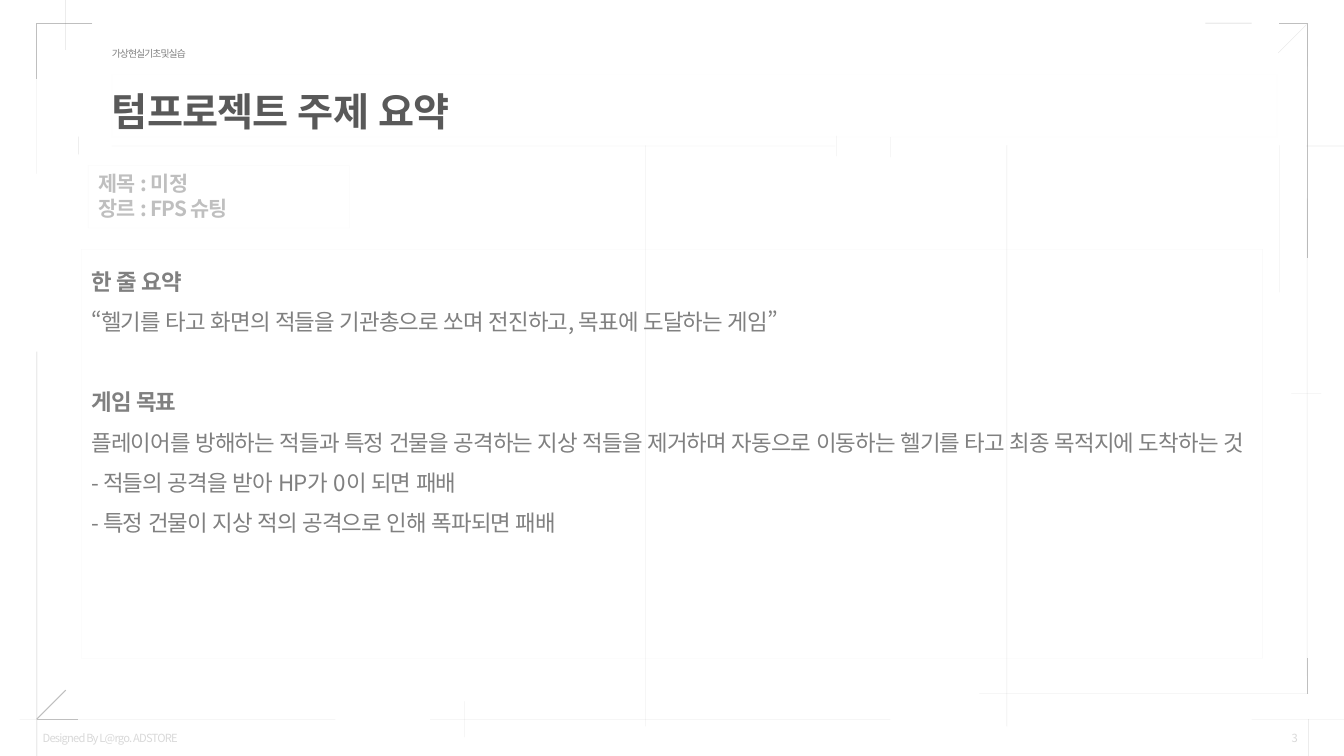
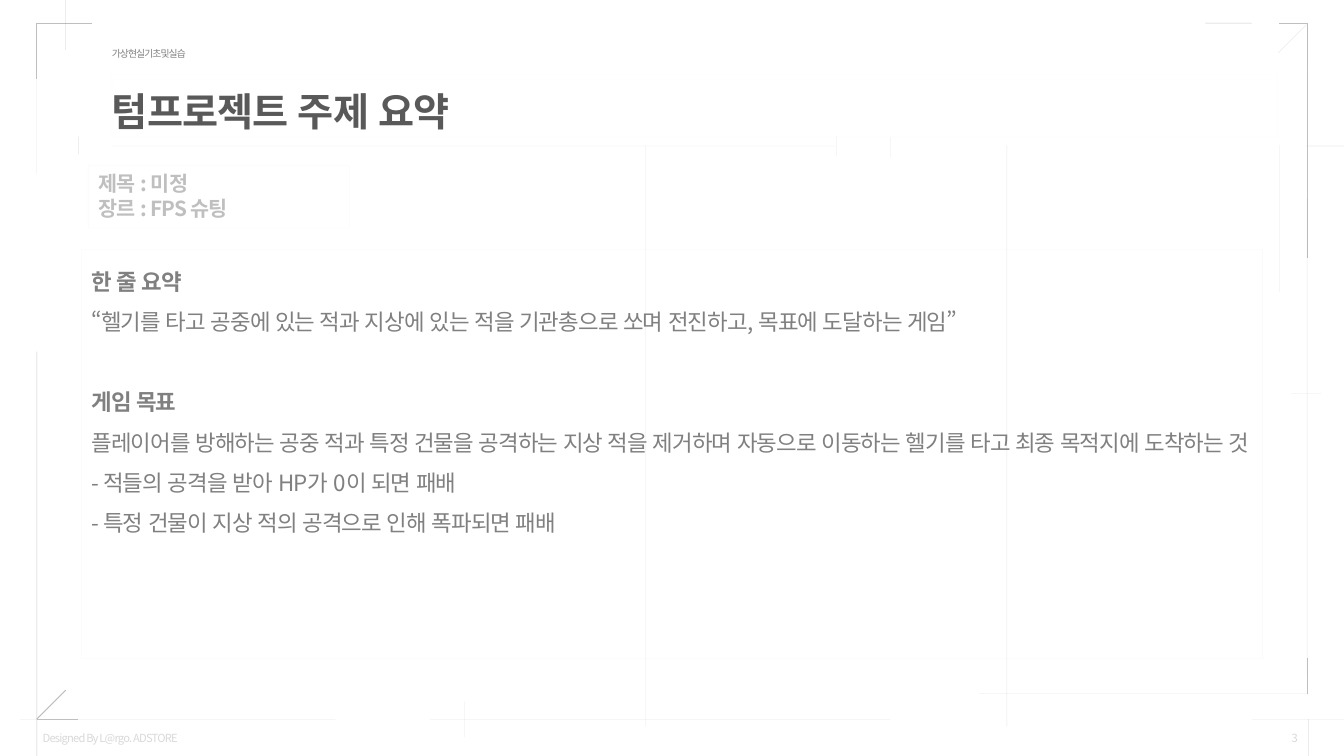
Before and after one commit to Mellow1213/VRProject_2022_1, a slide deck: slide 3 of 텀프로젝트_결과발표_20205220이바다20205262최예찬.pptx. Drawn at 1344x756 pixels with LibreOffice and Linux fonts; fonts in the diff are those of the drawing. Boxes give left, top, right and bottom in pixels: in the first picture for what was removed or moved away, otherwise in the second. Text is boxed around its words. In the diff, an @@ line names an element or a change of style, - is before the commit and + after.

```diff
--- a/텀프로젝트_결과발표_20205220이바다20205262최예찬.pptx
+++ b/텀프로젝트_결과발표_20205220이바다20205262최예찬.pptx
@@ text at (91,310,957,334): text changed @@
-“헬기를 타고 화면의 적들을 기관총으로 쏘며 전진하고, 목표에 도달하는 게임”
+“헬기를 타고 공중에 있는 적과 지상에 있는 적을 기관총으로 쏘며 전진하고, 목표에 도달하는 게임”
@@ text at (91,432,1250,453): text changed @@
-플레이어를 방해하는 적들과 특정 건물을 공격하는 지상 적들을 제거하며 자동으로 이동하는 헬기를 타고 최종 목적지에 도착하는 것
+플레이어를 방해하는 공중 적과 특정 건물을 공격하는 지상 적을 제거하며 자동으로 이동하는 헬기를 타고 최종 목적지에 도착하는 것
```
Also in this commit, not shown: 5 other slides changed.
